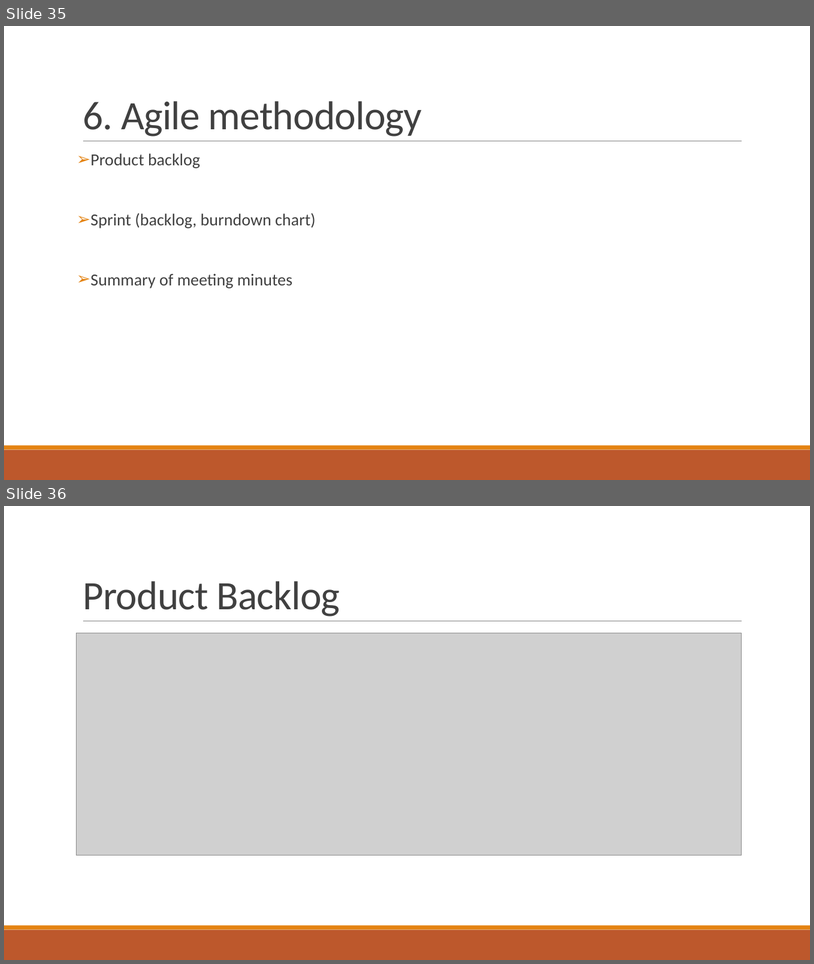
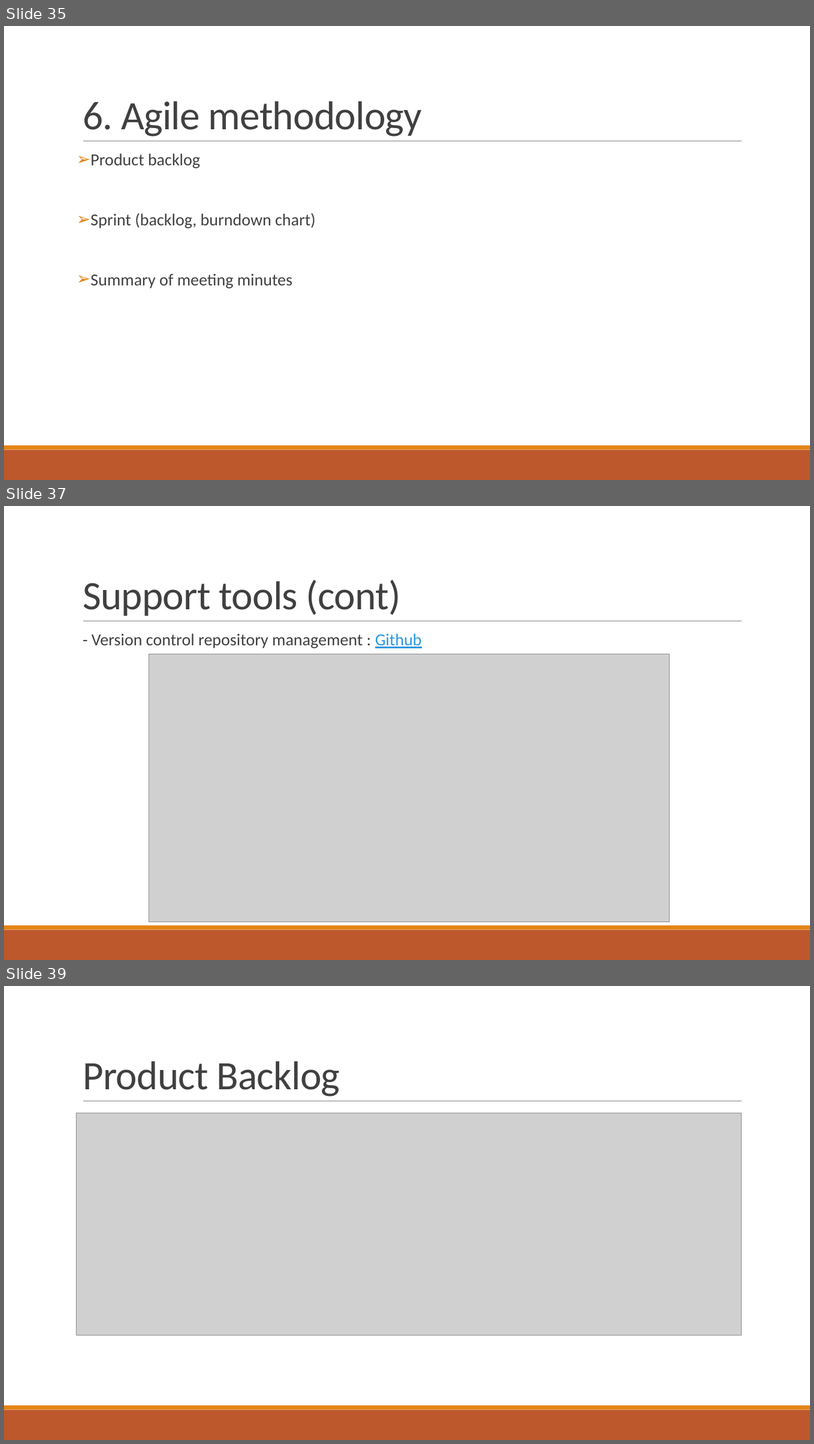
Before and after one commit to EnterpriseWebSoftwareDevelopmentSEM7-G2/ec-management, a slide deck: documents/Presentation.pptx. Shown one above the other, each under a label of ours: slides 35 and 36 before the commit, slides 35, 37 and 39 after it; the slides between them are not shown. The pictures are 814x964 and 814x1444 pixels, drawn with LibreOffice and Linux fonts; fonts in the diff are those of the drawing; grey boxes stand for pictures. Boxes give left, top, right and bottom in pixels: in the first picture for what was removed or moved away, otherwise in the second. Text is boxed around its words. In the diff, an @@ line names an element or a change of style, - is before the commit and + after.

```diff
--- a/documents/Presentation.pptx
+++ b/documents/Presentation.pptx
@@ slide 37 added at box(4, 506, 810, 960), background #FFFFFF; not listed: 3 template elements that a slide beside it also shows @@
@@ title added at box(83, 580, 401, 616), 48 pt, text #404040 @@
+Support tools (cont)
@@ text added at box(92, 633, 422, 648), 20 pt, text #404040 @@
+  - Version control repository management : Github
@@ picture added at box(149, 654, 670, 922) @@
@@ what was slide 36 is now slide 39 @@
```
Also in this commit, not shown: 2 other slides added.
